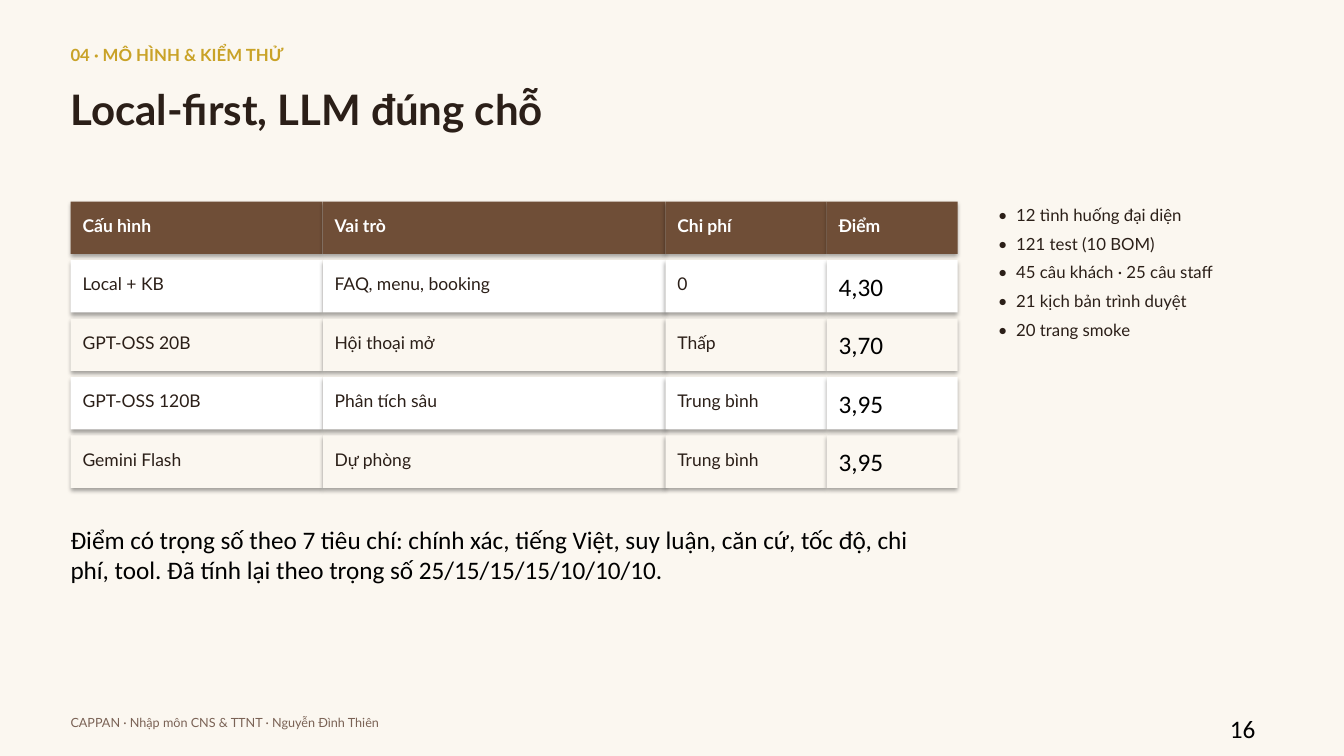
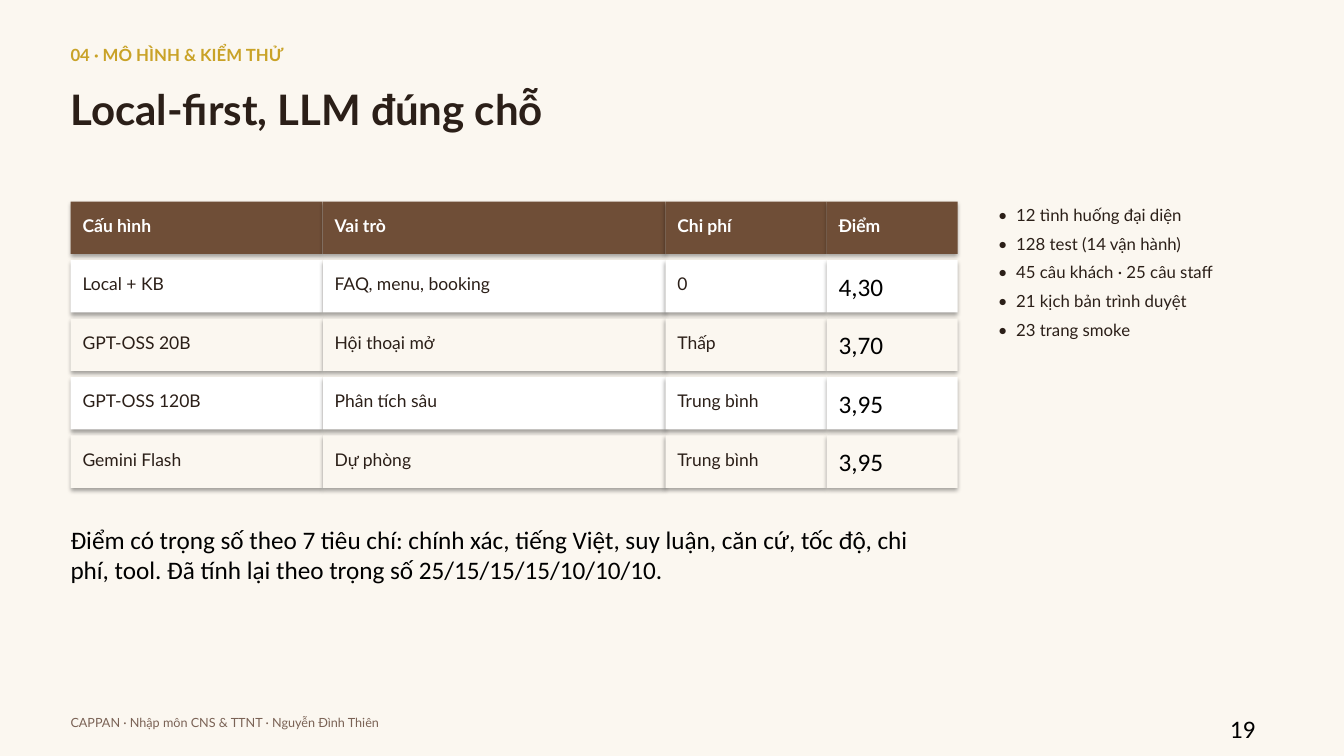
Before and after one commit to cappannguyen-0901/cappanwebdemo, a slide deck: slide 19 of cappan-slides.pptx (slide 16 before the commit). Drawn at 1344x756 pixels with LibreOffice and Linux fonts; fonts in the diff are those of the drawing. Boxes give left, top, right and bottom in pixels: in the first picture for what was removed or moved away, otherwise in the second. Text is boxed around its words. In the diff, an @@ line names an element or a change of style, - is before the commit and + after.

```diff
--- a/cappan-slides.pptx
+++ b/cappan-slides.pptx
@@ text at (1016,237,1181,253): text changed @@
-• 121 test (10 BOM)
+• 128 test (14 vận hành)
@@ text at (1016,323,1130,339): text changed @@
-• 20 trang smoke
+• 23 trang smoke
@@ text at (1230,721,1256,738): text changed @@
-16
+19
```
Also in this commit, not shown: 17 other slides changed, 4 slides added, 16 other files.
